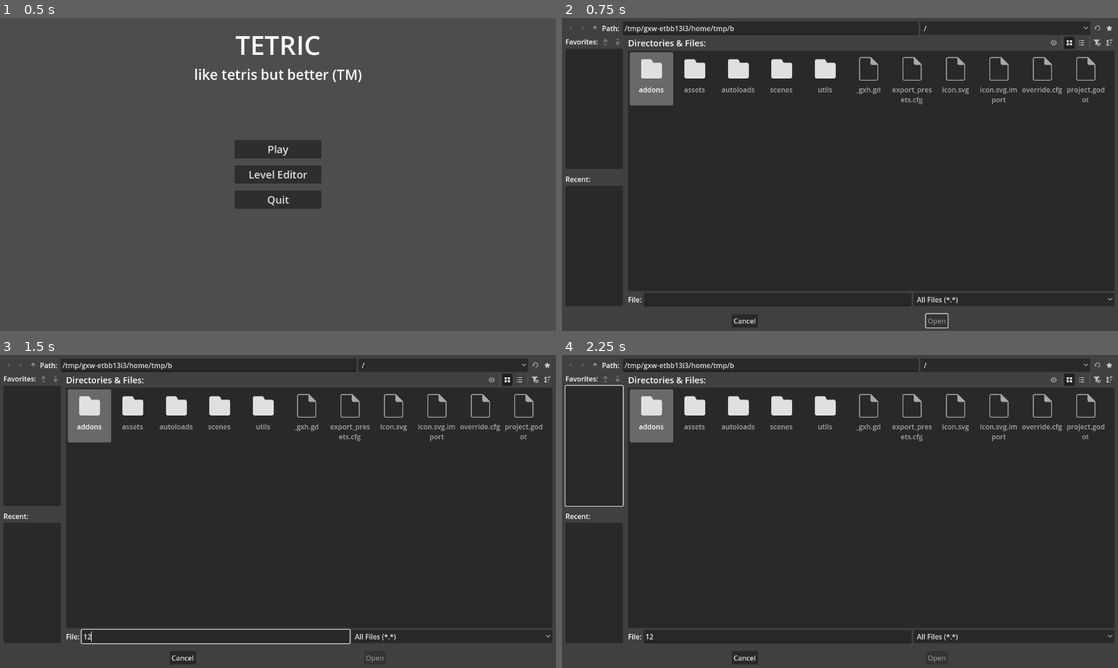
Above: before the commit, frames 1-4 (two rows, left to right).
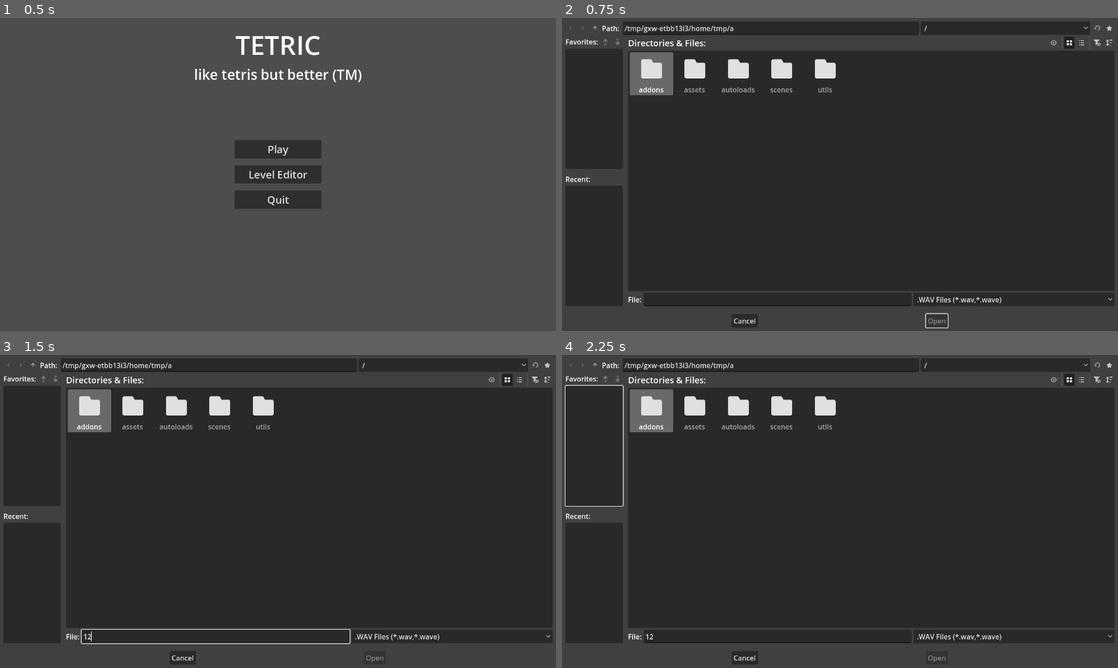
Above: after the commit, the same moments.

Repository: jollyroger182/tetric
Game: Godot game, scene res://scenes/menu/menu.tscn
The game is run twice, just before and just after one commit, with the same random seed, the same clock (stepped at 60 frames per second) and the same inputs. Sound files missing from this copy of the repository are replaced by a short silence.
Inputs (mouse positions are in pixels of both pictures, inside the frame that each line leads up to):
- Up to frame 1 (0.5 s): no input
- Up to frame 2 (0.75 s): click "Level Editor" at 0.5 s
- Up to frame 3 (1.5 s): click (216, 636) at 1.27 s; type "12" at 1.35 s
- Up to frame 4 (2.25 s): click (612, 420) at 2 s, where only the run before the commit has a clickable "thing"

Frame 1 is identical in both runs. In frame 2, 1.2% of the frame differs, in the area x 12-98%, y 2-92%; in frame 3, 1.2%; in frame 4, 1.2%.

Commit message:
continue working on level editor

Diff:
--- a/project.godot
+++ b/project.godot
@@ -31,6 +31,12 @@
 
 [input]
 
+ui_accept={
+"deadzone": 0.5,
+"events": [Object(InputEventKey,"resource_local_to_scene":false,"resource_name":"","device":0,"window_id":0,"alt_pressed":false,"shift_pressed":false,"ctrl_pressed":false,"meta_pressed":false,"pressed":false,"keycode":4194309,"physical_keycode":0,"key_label":0,"unicode":0,"location":0,"echo":false,"script":null)
+, Object(InputEventKey,"resource_local_to_scene":false,"resource_name":"","device":0,"window_id":0,"alt_pressed":false,"shift_pressed":false,"ctrl_pressed":false,"meta_pressed":false,"pressed":false,"keycode":4194310,"physical_keycode":0,"key_label":0,"unicode":0,"location":0,"echo":false,"script":null)
+]
+}
 rotate={
 "deadzone": 0.2,
 "events": [Object(InputEventKey,"resource_local_to_scene":false,"resource_name":"","device":-1,"window_id":0,"alt_press …(192 unchanged characters)…
@@ -64,6 +70,16 @@
 "events": [Object(InputEventKey,"resource_local_to_scene":false,"resource_name":"","device":-1,"window_id":0,"alt_press …(195 unchanged characters)…
 ]
 }
+editor_play={
+"deadzone": 0.2,
+"events": [Object(InputEventKey,"resource_local_to_scene":false,"resource_name":"","device":-1,"window_id":0,"alt_pressed":false,"shift_pressed":false,"ctrl_pressed":false,"meta_pressed":false,"pressed":false,"keycode":0,"physical_keycode":32,"key_label":0,"unicode":32,"location":0,"echo":false,"script":null)
+]
+}
+editor_add_note={
+"deadzone": 0.2,
+"events": [Object(InputEventKey,"resource_local_to_scene":false,"resource_name":"","device":-1,"window_id":0,"alt_pressed":false,"shift_pressed":false,"ctrl_pressed":false,"meta_pressed":false,"pressed":false,"keycode":0,"physical_keycode":4194320,"key_label":0,"unicode":0,"location":0,"echo":false,"script":null)
+]
+}
 
 [rendering]
 
--- a/scenes/components/file_picker/file_picker.gd
+++ b/scenes/components/file_picker/file_picker.gd
@@ -1,7 +1,14 @@
 extends Node2D
+
+@export var filter: String = "*.wav,*.wave;.WAV Files;audio/vnd.wav,audio/vnd.wave,audio.wav,audio.wave"
 
 signal selected(path: String)
 signal cancelled
+
+
+func _ready():
+	$Desktop/FileDialog.filters = PackedStringArray([filter])
+	$Web.filter = filter.split(";")[2]
 
 
 func pick():
--- a/scenes/components/file_picker/web.gd
+++ b/scenes/components/file_picker/web.gd
@@ -1,4 +1,6 @@
 extends Node2D
+
+@export var filter = ".wav,.wave"
 
 @onready var ui = $CanvasLayer
 
@@ -16,6 +18,7 @@
 	var document = JavaScriptBridge.get_interface("document")
 	var input = document.createElement("input")
 	input.type = 'file'
+	input.accept = filter
 	input.onchange = _input_change_cb
 	input.click()
 
--- /dev/null
+++ b/scenes/level_editor/editor_note.gd
@@ -0,0 +1,12 @@
+extends ColorRect
+
+const NORMAL_COLOR = Color.WHITE
+const HOVER_COLOR = Color.LIGHT_GRAY
+
+
+func _on_mouse_entered() -> void:
+	color = HOVER_COLOR
+
+
+func _on_mouse_exited() -> void:
+	color = NORMAL_COLOR
--- /dev/null
+++ b/scenes/level_editor/editor_note.tscn
@@ -0,0 +1,11 @@
+[gd_scene load_steps=2 format=3 uid="uid://cvdkomr3gclf6"]
+
+[ext_resource type="Script" uid="uid://bijc4w23fjjde" path="res://scenes/level_editor/editor_note.gd" id="1_kechf"]
+
+[node name="EditorNote" type="ColorRect"]
+offset_right = 20.0
+offset_bottom = 120.0
+script = ExtResource("1_kechf")
+
+[connection signal="mouse_entered" from="." to="." method="_on_mouse_entered"]
+[connection signal="mouse_exited" from="." to="." method="_on_mouse_exited"]
--- /dev/null
+++ b/scenes/level_editor/input.gd
@@ -0,0 +1,11 @@
+extends Node
+
+signal play_pause
+signal add_note
+
+
+func _process(_delta: float) -> void:
+	if Input.is_action_just_pressed("editor_play"):
+		play_pause.emit()
+	if Input.is_action_just_pressed("editor_add_note"):
+		add_note.emit()
--- a/scenes/level_editor/level_editor.gd
+++ b/scenes/level_editor/level_editor.gd
@@ -1,26 +1,95 @@
 extends Node2D
+class_name LevelEditor
 
-@onready var player = $AudioStreamPlayer
+var GameFile = preload("res://utils/game_file.gd")
+
+@onready var player = $Conductor
+@onready var play_button = $UI/ButtonsContainer/PlayButton
+@onready var ui_title = $UI/Title
+@onready var ui_notes = $UI/Notes
+
+var _music_path = "res://assets/audios/test.wav"
+var _music_stream: AudioStreamWAV
+
+var _name: String:
+	get:
+		var parts = _music_path.split("/")
+		return parts[parts.size()-1]
 
 
 func _ready() -> void:
 	$FilePicker.pick()
 
 
-func _process(_delta: float) -> void:
-	$Label.text = str(player.playback_pos)
+func _on_file_picker_selected(path: String) -> void:
+	print("file:", path)
+	_music_path = path
+	_music_stream = AudioStreamWAV.load_from_file(path)
+	player.set_audio(_music_stream)
+	ui_title.text = "Currently editing: " + _name
+	ui_notes.update_size()
 
 
-func _on_button_pressed() -> void:
+func _on_file_picker_cancelled() -> void:
+	get_tree().change_scene_to_file("res://scenes/menu/menu.tscn")
+
+
+func _process(_delta: float) -> void:
+	if _music_stream:
+		play_button.text = "⏸️" if player.playing else "▶️"
+
+# button events
+
+func _on_play() -> void:
 	if player.playing:
 		player.pause()
 	else:
 		player.unpause()
 
 
-func _on_file_picker_selected(path: String) -> void:
-	print("file:", path)
+func _on_seek_back() -> void:
+	if player.stream_paused:
+		player.unpause()
+	player.seek(max(0, player.playback_pos - 5))
 
 
-func _on_file_picker_cancelled() -> void:
-	print("CANCELLED")
+func _on_seek_forward() -> void:
+	if player.stream_paused:
+		player.unpause()
+	player.seek(min(_music_stream.get_length(), player.playback_pos + 5))
+
+
+func _on_save() -> void:
+	var level = {
+		"title": _name,
+		"notes": [],
+		"music_name": _name,
+		"music_data": _music_stream.data
+	}
+
+	var game_file = GameFile.new()
+	game_file.save_file(level, "user://level.zip")
+
+	if OS.has_feature("web"):
+		var data = FileAccess.get_file_as_bytes("user://level.zip")
+		JavaScriptBridge.download_buffer(data, "level.zip", "application/zip")
+	else:
+		# TODO prompt save
+		print("Saved to user data folder")
+
+
+func _on_quit() -> void:
+	get_tree().change_scene_to_file("res://scenes/menu/menu.tscn")
+
+
+func _on_choose() -> void:
+	get_tree().reload_current_scene()
+
+# keyboard events
+
+func _on_play_pause() -> void:
+	_on_play()
+
+
+func _on_add_note() -> void:
+	ui_notes.add_note(player.playback_pos)
--- a/scenes/level_editor/level_editor.tscn
+++ b/scenes/level_editor/level_editor.tscn
@@ -1,30 +1,112 @@
-[gd_scene load_steps=5 format=3 uid="uid://clf7724ati23g"]
+[gd_scene load_steps=7 format=3 uid="uid://clf7724ati23g"]
 
 [ext_resource type="Script" uid="uid://bspxj0pxi0bpo" path="res://scenes/level_editor/level_editor.gd" id="1_ahyo7"]
 [ext_resource type="Script" uid="uid://cfymfv4422fwj" path="res://utils/conductor.gd" id="2_le4y8"]
-[ext_resource type="AudioStream" uid="uid://dlucayhwglg2q" path="res://assets/audios/test.mp3" id="3_lxx8n"]
+[ext_resource type="Script" uid="uid://cqqd4gaqh0xmd" path="res://scenes/level_editor/input.gd" id="4_02gh2"]
 [ext_resource type="PackedScene" uid="uid://dweiuwu61lyfe" path="res://scenes/components/file_picker/file_picker.tscn" id="4_f4xfo"]
+[ext_resource type="Script" uid="uid://dcbgwhlvha0yc" path="res://scenes/level_editor/notes.gd" id="5_02gh2"]
+
+[sub_resource type="LabelSettings" id="LabelSettings_lxx8n"]
+font_size = 32
 
 [node name="LevelEditor" type="Node2D"]
 script = ExtResource("1_ahyo7")
 
-[node name="AudioStreamPlayer" type="AudioStreamPlayer" parent="."]
-script = ExtResource("2_le4y8")
-audio = ExtResource("3_lxx8n")
-
-[node name="Label" type="Label" parent="."]
-offset_right = 40.0
-offset_bottom = 23.0
-
-[node name="Button" type="Button" parent="."]
-offset_left = 93.0
-offset_top = 135.0
-offset_right = 141.0
-offset_bottom = 166.0
-text = "thing"
-
 [node name="FilePicker" parent="." instance=ExtResource("4_f4xfo")]
 
-[connection signal="pressed" from="Button" to="." method="_on_button_pressed"]
+[node name="Conductor" type="AudioStreamPlayer" parent="."]
+script = ExtResource("2_le4y8")
+
+[node name="InputHandler" type="Node" parent="."]
+script = ExtResource("4_02gh2")
+
+[node name="UI" type="CanvasLayer" parent="."]
+
+[node name="Title" type="Label" parent="UI"]
+anchors_preset = 8
+anchor_left = 0.5
+anchor_top = 0.5
+anchor_right = 0.5
+anchor_bottom = 0.5
+offset_top = -200.0
+grow_horizontal = 2
+grow_vertical = 2
+text = "Currently editing: yourmom.wav"
+label_settings = SubResource("LabelSettings_lxx8n")
+
+[node name="Notes" type="ColorRect" parent="UI" node_paths=PackedStringArray("editor")]
+anchors_preset = 8
+anchor_left = 0.5
+anchor_top = 0.5
+anchor_right = 0.5
+anchor_bottom = 0.5
+offset_top = -20.0
+offset_right = 2000.0
+offset_bottom = 100.0
+grow_horizontal = 2
+grow_vertical = 2
+color = Color(0, 0, 0, 0.49411765)
+script = ExtResource("5_02gh2")
+editor = NodePath("../..")
+
+[node name="ButtonsContainer" type="HBoxContainer" parent="UI"]
+anchors_preset = 14
+anchor_top = 0.5
+anchor_right = 1.0
+anchor_bottom = 0.5
+offset_top = -120.0
+offset_bottom = -60.0
+grow_horizontal = 2
+grow_vertical = 2
+theme_override_constants/separation = 20
+alignment = 1
+
+[node name="BackwardButton" type="Button" parent="UI/ButtonsContainer"]
+custom_minimum_size = Vector2(60, 60)
+layout_mode = 2
+theme_override_font_sizes/font_size = 24
+text = "⏪"
+
+[node name="PlayButton" type="Button" parent="UI/ButtonsContainer"]
+custom_minimum_size = Vector2(60, 60)
+layout_mode = 2
+theme_override_font_sizes/font_size = 24
+text = "▶️"
+
+[node name="ForwardButton" type="Button" parent="UI/ButtonsContainer"]
+custom_minimum_size = Vector2(60, 60)
+layout_mode = 2
+theme_override_font_sizes/font_size = 24
+text = "⏩"
+
+[node name="SaveButton" type="Button" parent="UI/ButtonsContainer"]
+layout_mode = 2
+theme_override_font_sizes/font_size = 24
+text = "Save & Download"
+
+[node name="ChooseButton" type="Button" parent="UI/ButtonsContainer"]
+layout_mode = 2
+theme_override_font_sizes/font_size = 24
+text = "Reset"
+
+[node name="QuitButton" type="Button" parent="UI/ButtonsContainer"]
+layout_mode = 2
+theme_override_font_sizes/font_size = 24
+text = "Quit"
+
+[node name="BLEH" type="Button" parent="UI/ButtonsContainer"]
+visible = false
+layout_mode = 2
+theme_override_font_sizes/font_size = 24
+text = "BLEH"
+
 [connection signal="cancelled" from="FilePicker" to="." method="_on_file_picker_cancelled"]
 [connection signal="selected" from="FilePicker" to="." method="_on_file_picker_selected"]
+[connection signal="add_note" from="InputHandler" to="." method="_on_add_note"]
+[connection signal="play_pause" from="InputHandler" to="." method="_on_play_pause"]
+[connection signal="pressed" from="UI/ButtonsContainer/BackwardButton" to="." method="_on_seek_back"]
+[connection signal="pressed" from="UI/ButtonsContainer/PlayButton" to="." method="_on_play"]
+[connection signal="pressed" from="UI/ButtonsContainer/ForwardButton" to="." method="_on_seek_forward"]
+[connection signal="pressed" from="UI/ButtonsContainer/SaveButton" to="." method="_on_save"]
+[connection signal="pressed" from="UI/ButtonsContainer/ChooseButton" to="." method="_on_choose"]
+[connection signal="pressed" from="UI/ButtonsContainer/QuitButton" to="." method="_on_quit"]
--- /dev/null
+++ b/scenes/level_editor/notes.gd
@@ -0,0 +1,21 @@
+extends ColorRect
+
+const SCALE = 200
+
+var EditorNote = preload("res://scenes/level_editor/editor_note.tscn")
+
+@export var editor: LevelEditor
+
+
+func update_size():
+	size.x = SCALE * editor.player.stream.get_length()
+
+
+func _process(_delta: float) -> void:
+	position.x = get_viewport().get_visible_rect().size.x / 2 - SCALE * editor.player.playback_pos
+
+
+func add_note(time: float):
+	var note: Control = EditorNote.instantiate()
+	note.position.x = time * SCALE
+	add_child(note)
--- a/utils/conductor.gd
+++ b/utils/conductor.gd
@@ -6,9 +6,16 @@
 
 
 func _ready() -> void:
+	if audio:
+		set_audio(audio)
+
+
+func set_audio(new_audio: AudioStream):
+	audio = new_audio
+
 	stream = AudioStreamSynchronized.new()
 	stream.stream_count = 1
-	stream.set_sync_stream(0, audio)
+	stream.set_sync_stream(0, new_audio)
 
 	stop()
 
--- /dev/null
+++ b/utils/game_file.gd
@@ -0,0 +1,66 @@
+extends Node
+
+# level stored in memory:
+# { "title": "", "notes": [0], "music_name": "file.wav", "music_data": ... }
+
+
+func _create_error(error: String):
+	return {
+		"success": false,
+		"error": error
+	}
+
+
+func load_file(path: String):
+	var reader = ZIPReader.new()
+	var err = reader.open(path)
+	if err != OK:
+		return _create_error("file is not a valid zip archive")
+
+	if not reader.file_exists("level.json"):
+		return _create_error("level.json file not found in archive")
+	var level_file = reader.read_file("level.json").get_string_from_utf8()
+	if level_file.length() == 0:
+		return _create_error("level.json is not valid text")
+	var level = JSON.parse_string(level_file)
+	if level == null:
+		return _create_error("level.json is not valid JSON")
+
+	var music_name = level["music_name"]
+	if music_name == null or music_name is not String:
+		return _create_error("music filename not found in level.json")
+	var music_data = reader.read_file(music_name)
+
+	reader.close()
+
+	return {
+		"success": true,
+		"title": level["title"],
+		"notes": level["notes"],
+		"music_name": music_name,
+		"music_data": music_data,
+	}
+
+
+func save_file(level: Variant, path: String):
+	var writer = ZIPPacker.new()
+	var err = writer.open(path)
+	if err != OK:
+		return err
+
+	var level_json = {
+		"title": level["title"],
+		"notes": level["notes"],
+		"music_name": level["music_name"]
+	}
+	var level_data = JSON.stringify(level_json).to_utf8_buffer()
+	writer.start_file("level.json")
+	writer.write_file(level_data)
+	writer.close_file()
+
+	writer.start_file(level["music_name"])
+	writer.write_file(level["music_data"])
+	writer.close_file()
+
+	writer.close()
+	return OK
Not shown, added: assets/audios/test.wav.import
Not shown, added: scenes/level_editor/editor_note.gd.uid
Not shown, added: scenes/level_editor/input.gd.uid
Not shown, added: scenes/level_editor/notes.gd.uid
Not shown, added: utils/game_file.gd.uid
Not shown, added: assets/audios/test.wav
